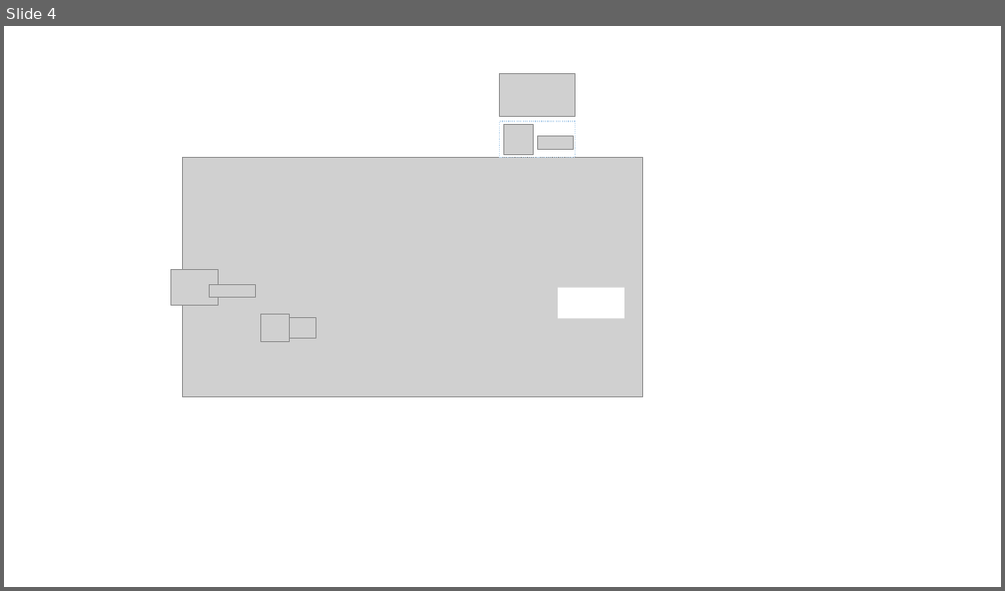
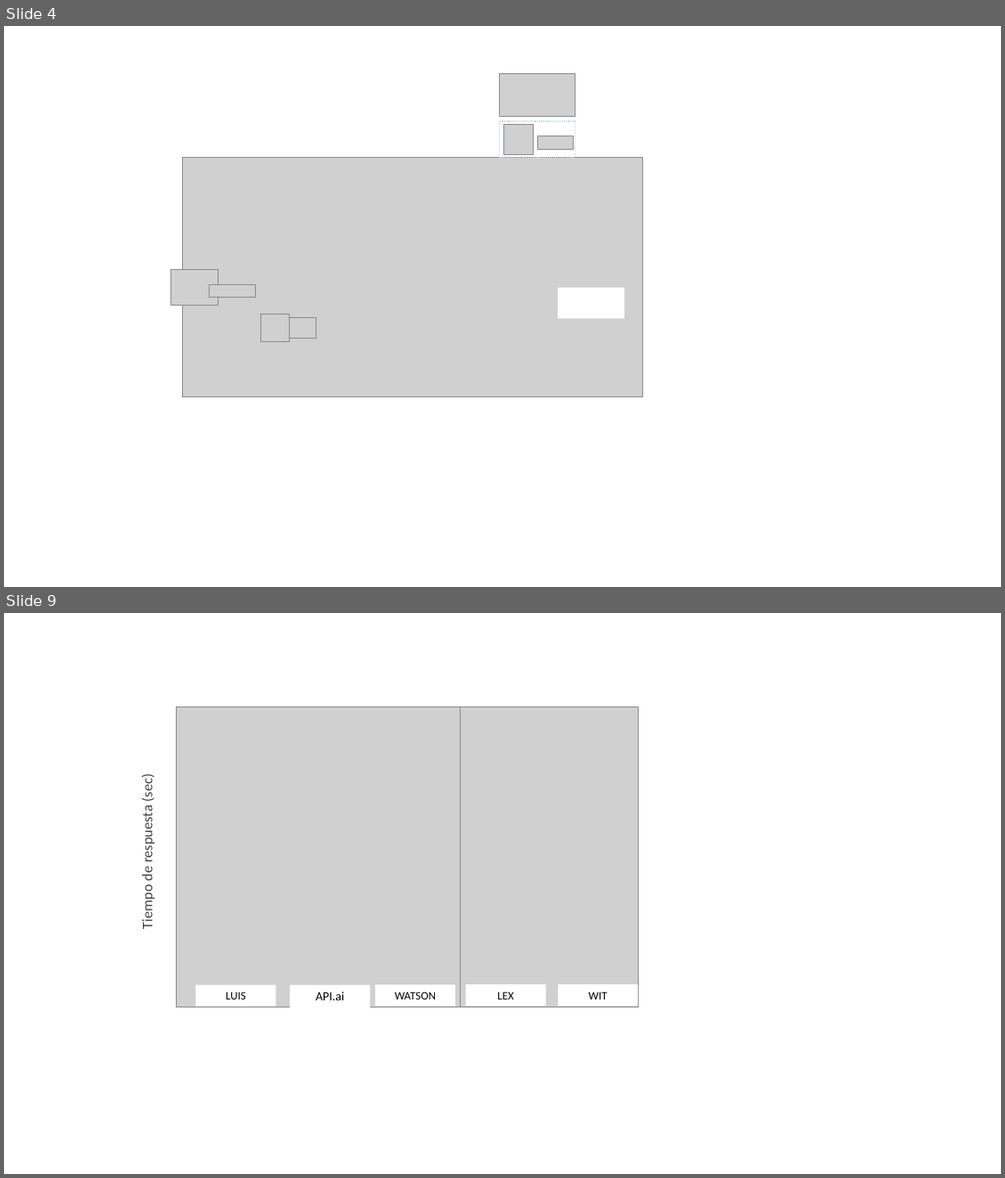
Before and after one commit to inmperfer/TFM, a slide deck: memoria/images/Presentación1.pptx. Shown one above the other, each under a label of ours: slide 4 before the commit, slides 4 and 9 after it; the slides between them are not shown. The pictures are 1005x591 and 1005x1178 pixels, drawn with LibreOffice and Linux fonts; fonts in the diff are those of the drawing; grey boxes stand for pictures. Boxes give left, top, right and bottom in pixels: in the first picture for what was removed or moved away, otherwise in the second. Text is boxed around its words. In the diff, an @@ line names an element or a change of style, - is before the commit and + after.

```diff
--- a/memoria/images/Presentación1.pptx
+++ b/memoria/images/Presentación1.pptx
@@ slide 9 added at [4, 613, 1001, 1174], background #FFFFFF @@
@@ group added at [134, 706, 638, 1007]: 6 rectangles, 2 pictures @@
+Tiempo de respuesta (sec)
+WATSON
+API.ai
+LUIS
+LEX
+WIT
```
Also in this commit, not shown: 7 other slides added, 8 other files.
